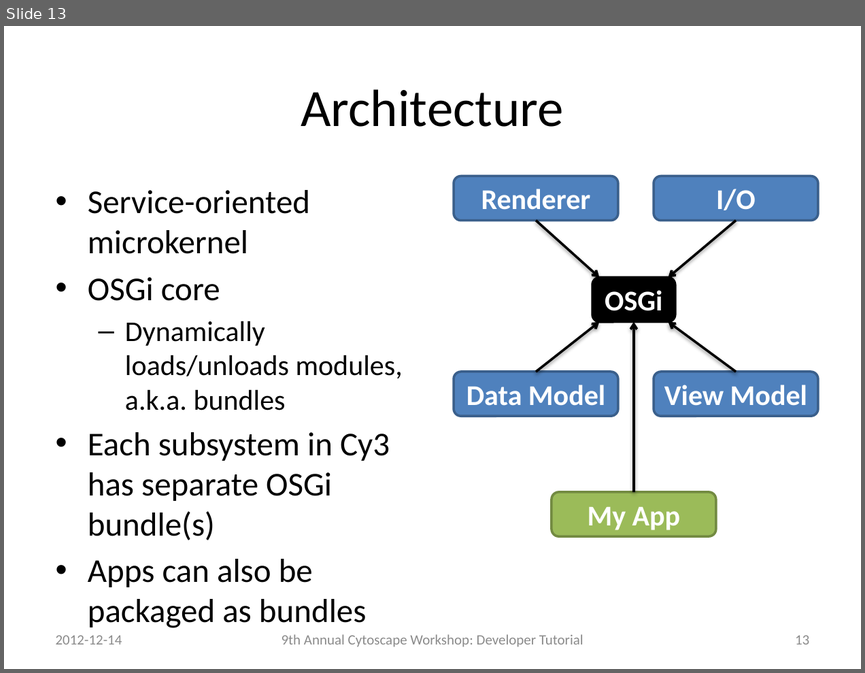
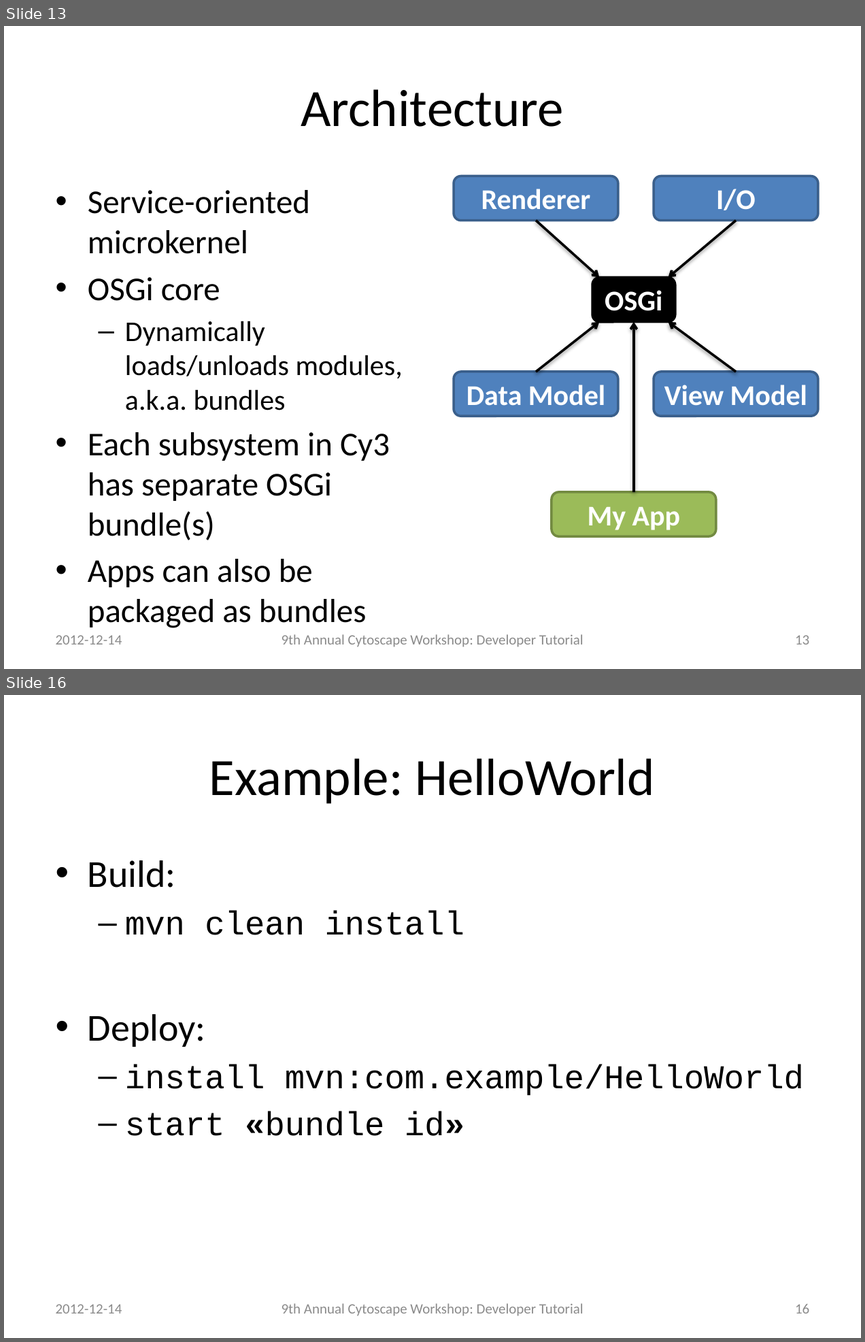
Before and after one commit to jrrmzz/cy3-dev-tutorial, a slide deck: slides.pptx. Shown one above the other, each under a label of ours: slide 13 before the commit, slides 13 and 16 after it; the slides between them are not shown. The pictures are 865x673 and 865x1342 pixels, drawn with LibreOffice and Linux fonts; fonts in the diff are those of the drawing. Boxes give left, top, right and bottom in pixels: in the first picture for what was removed or moved away, otherwise in the second. Text is boxed around its words. In the diff, an @@ line names an element or a change of style, - is before the commit and + after.

```diff
--- a/slides.pptx
+++ b/slides.pptx
@@ slide 16 added at [4, 695, 861, 1338], background #FFFFFF @@
@@ title added at [209, 758, 655, 804], 44 pt, text #000000 @@
+Example: HelloWorld
@@ text added at [88, 860, 804, 1136], 28 pt, text #000000 @@
+• Build:
+  – mvn clean install
+• Deploy:
+  – install mvn:com.example/HelloWorld
+  – start «bundle id»
@@ text added at [56, 1304, 122, 1313], 12 pt, text #8C8C8C @@
+2012-12-14
@@ text added at [281, 1303, 583, 1316], 12 pt, text #8C8C8C @@
+9th Annual Cytoscape Workshop: Developer Tutorial
@@ page number added at [795, 1304, 809, 1313], 12 pt, text #8C8C8C @@
+16
```
Also in this commit, not shown: 10 slides changed, 7 other slides added.
